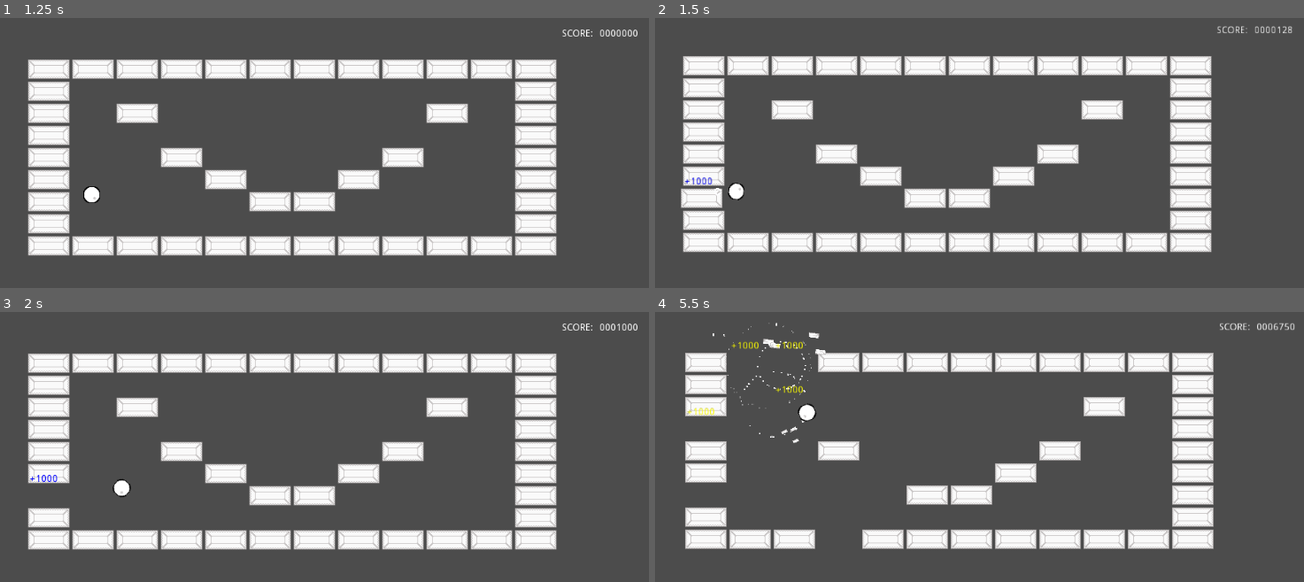
Above: before the commit, frames 1-4 (two rows, left to right).
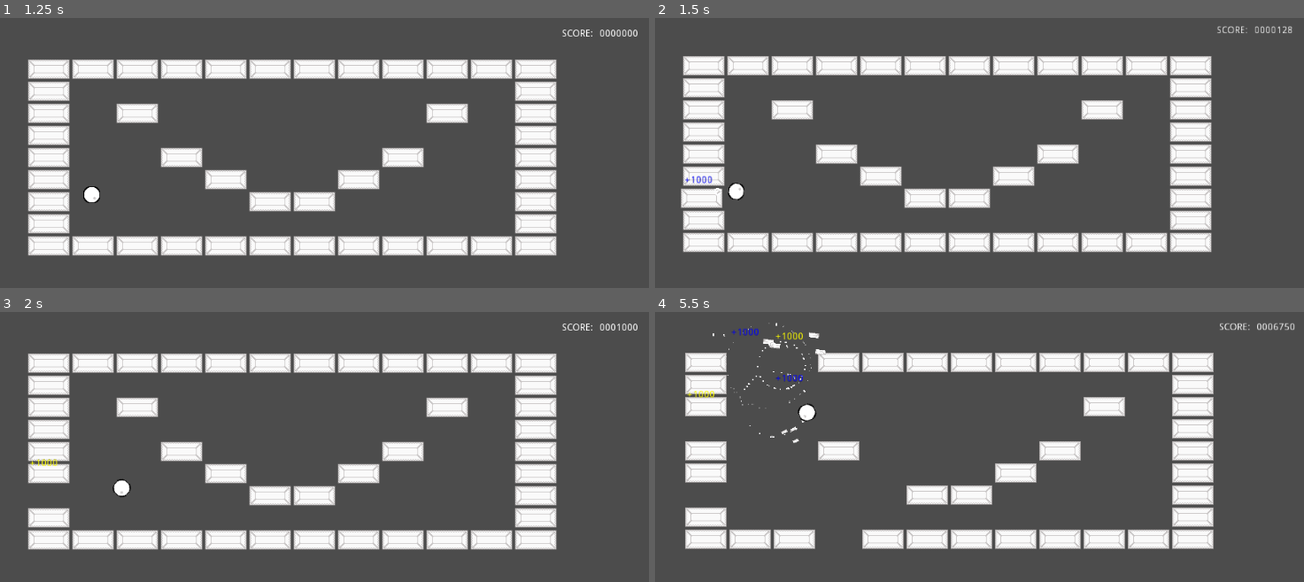
Above: after the commit, the same moments.

Repository: Anatolij-Grigorjev/Breakout4Godot
Game: Godot game, scene res://BreakoutGame.tscn
Same seed, same stepped clock (60 frames per second), same inputs: the game is played once before the commit and once after it.
Inputs (mouse positions are in pixels of both pictures, inside the frame that each line leads up to):
- Up to frame 1 (1.25 s): tap Enter at 0.5 s; move the mouse to (460, 198) at 0.52 s; tap Alt at 0.6 s; click (460, 198) at 0.67 s
- Up to frame 2 (1.5 s): drag from (817, 239) to (outside the picture) at 1.27 s
- Up to frame 3 (2 s): no input
- Up to frame 4 (5.5 s): move the mouse to (1024, 422) at 2.02 s; tap Shift at 2.1 s; click (1024, 422) at 2.17 s; drag from (outside the picture) to (745, 449) at 2.77 s; move the mouse to (1167, 573) at 3.52 s; tap Ctrl at 3.6 s; click (1167, 573) at 3.67 s; drag from (745, 449) to (849, 409) at 4.27 s; move the mouse to (992, 511) at 5.02 s; tap Alt at 5.1 s; click (992, 511) at 5.17 s

Frame 1 is identical in both runs. In frame 2, less than 0.1% of the frame differs, in the area x 4-9%, y 58-62%; in frame 3, 0.1%; in frame 4, 0.5%, in the area x 4-23%, y 6-39%.

Commit message:
make points rise when flashing

Diff:
--- a/game/gui/ScoredPoints.gd
+++ b/game/gui/ScoredPoints.gd
@@ -2,13 +2,15 @@
 
 
 export(Array, Color) var colorsCycle = [Color.blue, Color.yellow]
-export(float) var colorFlashDuration = 0.25
-export(float) var totalFloatTime = 1.7
+export(float) var colorFlashDuration = 0.16
+export(float) var totalFloatTime = 1.0
+export(float) var pointsRaiseHeight: float = 25.5
 export(String) var text: String = "+100"
 
 onready var colorDurationTimer: Timer = $Duration
 onready var ttlTimer: TTL = $TTL
 onready var label: Label = $Label
+onready var tween: Tween = $Tween
 
 var currentColorIdx = 0
 
@@ -20,6 +22,7 @@
 	_refresh_label_color()
 	colorDurationTimer.start()
 	ttlTimer.start()
+	_start_raise_tween()
 
 
 
@@ -30,3 +33,13 @@
 
 func _refresh_label_color():
 	label.modulate = colorsCycle[currentColorIdx]
+
+
+func _start_raise_tween():
+	tween.interpolate_property(
+		self, "position",
+		null, position - Vector2(0, pointsRaiseHeight),
+		totalFloatTime * 0.8,
+		Tween.TRANS_QUAD, Tween.EASE_OUT
+	)
+	tween.start()
--- a/game/gui/ScoredPoints.tscn
+++ b/game/gui/ScoredPoints.tscn
@@ -5,6 +5,7 @@
 
 [node name="ScoredPoints" type="Node2D"]
 script = ExtResource( 1 )
+colorFlashDuration = 0.15
 
 [node name="Label" type="Label" parent="."]
 margin_right = 40.0
@@ -17,3 +18,5 @@
 
 [node name="TTL" type="Timer" parent="."]
 script = ExtResource( 2 )
+
+[node name="Tween" type="Tween" parent="."]
